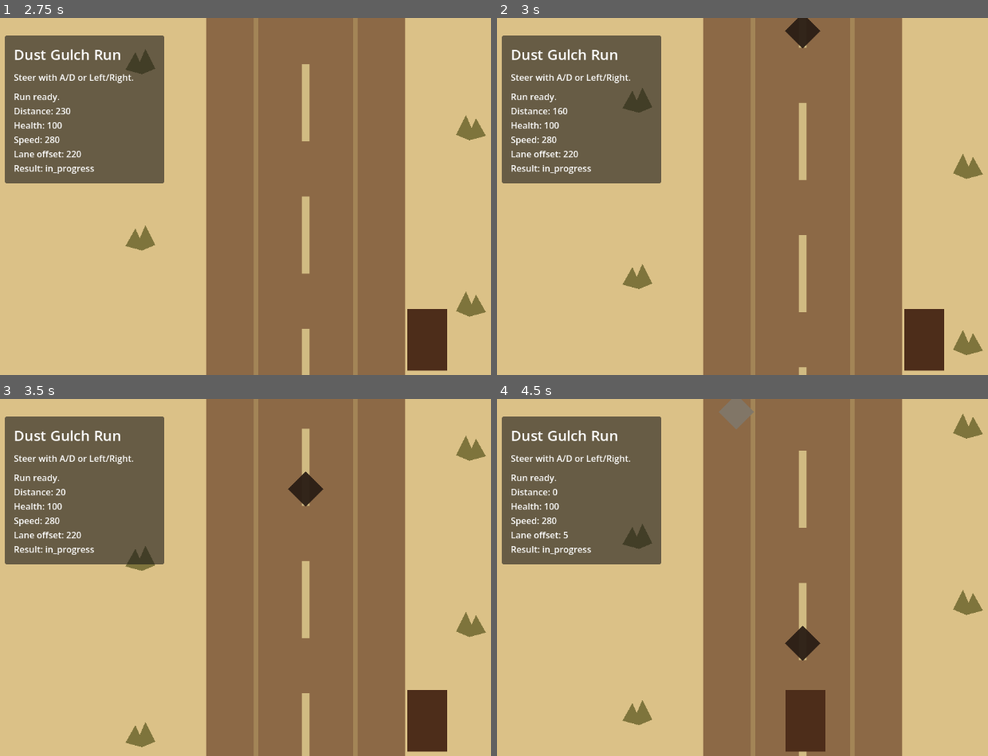
Above: before the commit, frames 1-4 (two rows, left to right).
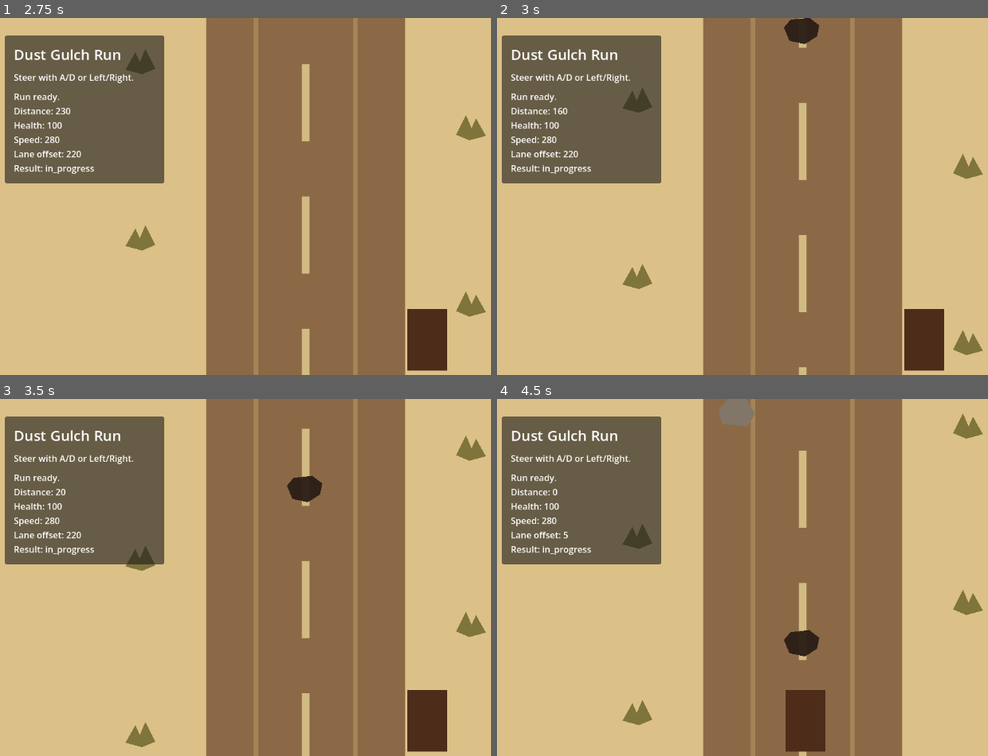
Above: after the commit, the same moments.

Repository: bbenefield89/The-Last-Delivery-to-Dust-Gulch
Game: Godot game, scene res://Scenes/AppRoot/AppRoot.tscn
The game is run twice, just before and just after one commit, with the same random seed, the same clock (stepped at 60 frames per second) and the same inputs.
Inputs (mouse positions are in pixels of both pictures, inside the frame that each line leads up to):
- Up to frame 1 (2.75 s): tap Enter at 0.5 s; move the mouse to (446, 178) at 0.52 s; hold D (steer_right) 0.53-1.25 s; hold Shift 0.53-1.25 s; click (446, 178) at 0.67 s; drag from (176, 214) to (274, 267) at 1.27 s; move the mouse to (368, 117) at 2.02 s; hold D (steer_right) from 2.03 s (still down); tap Ctrl at 2.1 s
- Up to frame 2 (3 s): release D (steer_right) at 2.75 s; drag from (771, 267) to (609, 142) at 2.77 s
- Up to frame 3 (3.5 s): no input
- Up to frame 4 (4.5 s): move the mouse to (outside the picture) at 3.52 s; hold A (steer_left) 3.53-4.25 s; tap Delete at 3.6 s; drag from (609, 523) to (708, 488) at 4.27 s

Frame 1 is identical in both runs. In frame 2, 0.1% of the frame differs, in the area x 58-66%, y 0-9%; in frame 3, 0.1%; in frame 4, 0.2%, in the area x 45-66%, y 0-74%.

Commit message:
feat(hazards): add readable hazard visuals

Diff:
--- a/Scripts/Hazards/hazard_spawner.gd
+++ b/Scripts/Hazards/hazard_spawner.gd
@@ -13,7 +13,7 @@
 	{"type": &"tumbleweed", "lane_index": 1, "spacing": 460.0},
 ]
 
-const PLACEHOLDER_COLORS := {
+const HAZARD_COLORS := {
 	&"pothole": Color(0.168627, 0.117647, 0.082353, 0.95),
 	&"rock": Color(0.501961, 0.470588, 0.411765, 0.95),
 	&"tumbleweed": Color(0.690196, 0.556863, 0.294118, 0.95),
@@ -69,23 +69,58 @@
 	var entry: Dictionary = PATTERN[_pattern_index]
 	var hazard_type: StringName = entry["type"]
 	var lane_index: int = entry["lane_index"]
-	var hazard := _build_placeholder_hazard(hazard_type)
+	var hazard := _build_hazard_visual(hazard_type)
 	hazard.position = Vector2(LANE_X_POSITIONS[lane_index], DEFAULT_SPAWN_Y)
 	hazard.set_meta("hazard_type", hazard_type)
 	hazard.set_meta("lane_index", lane_index)
 	add_child(hazard)
 
 
-func _build_placeholder_hazard(hazard_type: StringName) -> Polygon2D:
+func _build_hazard_visual(hazard_type: StringName) -> Polygon2D:
 	var hazard := Polygon2D.new()
-	hazard.polygon = PackedVector2Array([
-		Vector2(0.0, -32.0),
-		Vector2(32.0, 0.0),
-		Vector2(0.0, 32.0),
-		Vector2(-32.0, 0.0),
-	])
-	hazard.color = PLACEHOLDER_COLORS.get(hazard_type, Color.WHITE)
+	hazard.polygon = _get_hazard_polygon(hazard_type)
+	hazard.color = HAZARD_COLORS.get(hazard_type, Color.WHITE)
 	return hazard
+
+
+func _get_hazard_polygon(hazard_type: StringName) -> PackedVector2Array:
+	match hazard_type:
+		&"pothole":
+			return PackedVector2Array([
+				Vector2(-34.0, -6.0),
+				Vector2(-22.0, -20.0),
+				Vector2(12.0, -24.0),
+				Vector2(30.0, -10.0),
+				Vector2(26.0, 10.0),
+				Vector2(4.0, 24.0),
+				Vector2(-24.0, 18.0),
+			])
+		&"rock":
+			return PackedVector2Array([
+				Vector2(-26.0, 22.0),
+				Vector2(-32.0, -4.0),
+				Vector2(-10.0, -30.0),
+				Vector2(18.0, -24.0),
+				Vector2(34.0, 4.0),
+				Vector2(20.0, 26.0),
+			])
+		&"tumbleweed":
+			return PackedVector2Array([
+				Vector2(-12.0, -30.0),
+				Vector2(8.0, -28.0),
+				Vector2(28.0, -10.0),
+				Vector2(24.0, 18.0),
+				Vector2(4.0, 32.0),
+				Vector2(-22.0, 24.0),
+				Vector2(-30.0, 0.0),
+			])
+		_:
+			return PackedVector2Array([
+				Vector2(0.0, -32.0),
+				Vector2(32.0, 0.0),
+				Vector2(0.0, 32.0),
+				Vector2(-32.0, 0.0),
+			])
 
 
 func _cleanup_hazards() -> void:
--- a/Tests/Unit/test_hazard_spawner.gd
+++ b/Tests/Unit/test_hazard_spawner.gd
@@ -33,6 +33,23 @@
 	assert_true(spawned_types.has(&"tumbleweed"))
 
 
+func test_each_hazard_type_has_a_distinct_readable_shape() -> void:
+	var spawner := HazardSpawnerType.new()
+	add_child_autofree(spawner)
+	await wait_process_frames(1)
+
+	var pothole := spawner._build_hazard_visual(&"pothole")
+	var rock := spawner._build_hazard_visual(&"rock")
+	var tumbleweed := spawner._build_hazard_visual(&"tumbleweed")
+	autofree(pothole)
+	autofree(rock)
+	autofree(tumbleweed)
+
+	assert_ne(pothole.polygon, rock.polygon)
+	assert_ne(rock.polygon, tumbleweed.polygon)
+	assert_ne(pothole.polygon, tumbleweed.polygon)
+
+
 func test_advance_removes_hazards_after_they_leave_the_screen() -> void:
 	var spawner := HazardSpawnerType.new()
 	add_child_autofree(spawner)
Not shown, added: Scripts/Hazards/hazard_spawner.gd.uid
Not shown, changed: kanban_tasks_data.kanban
